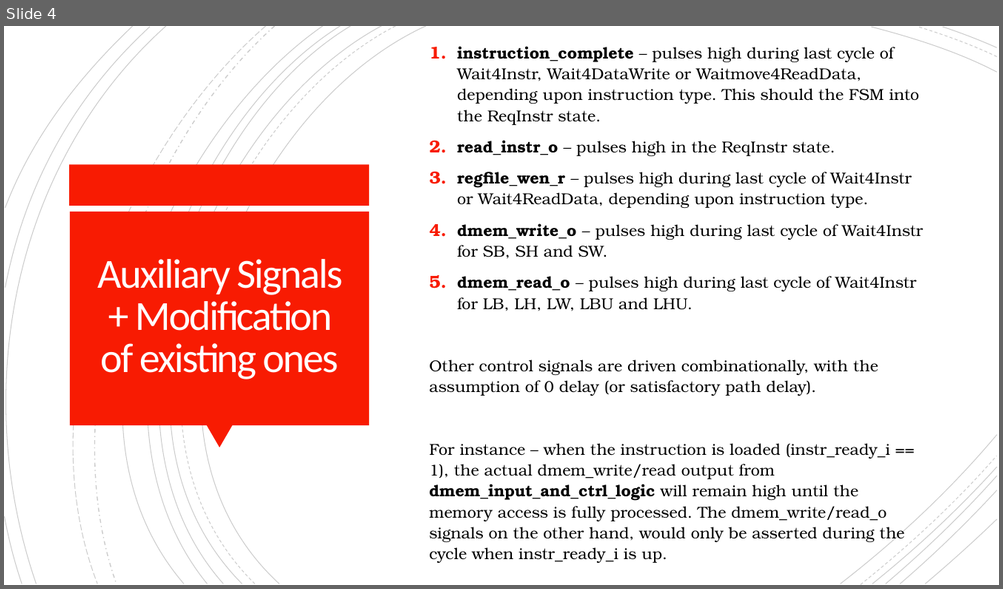
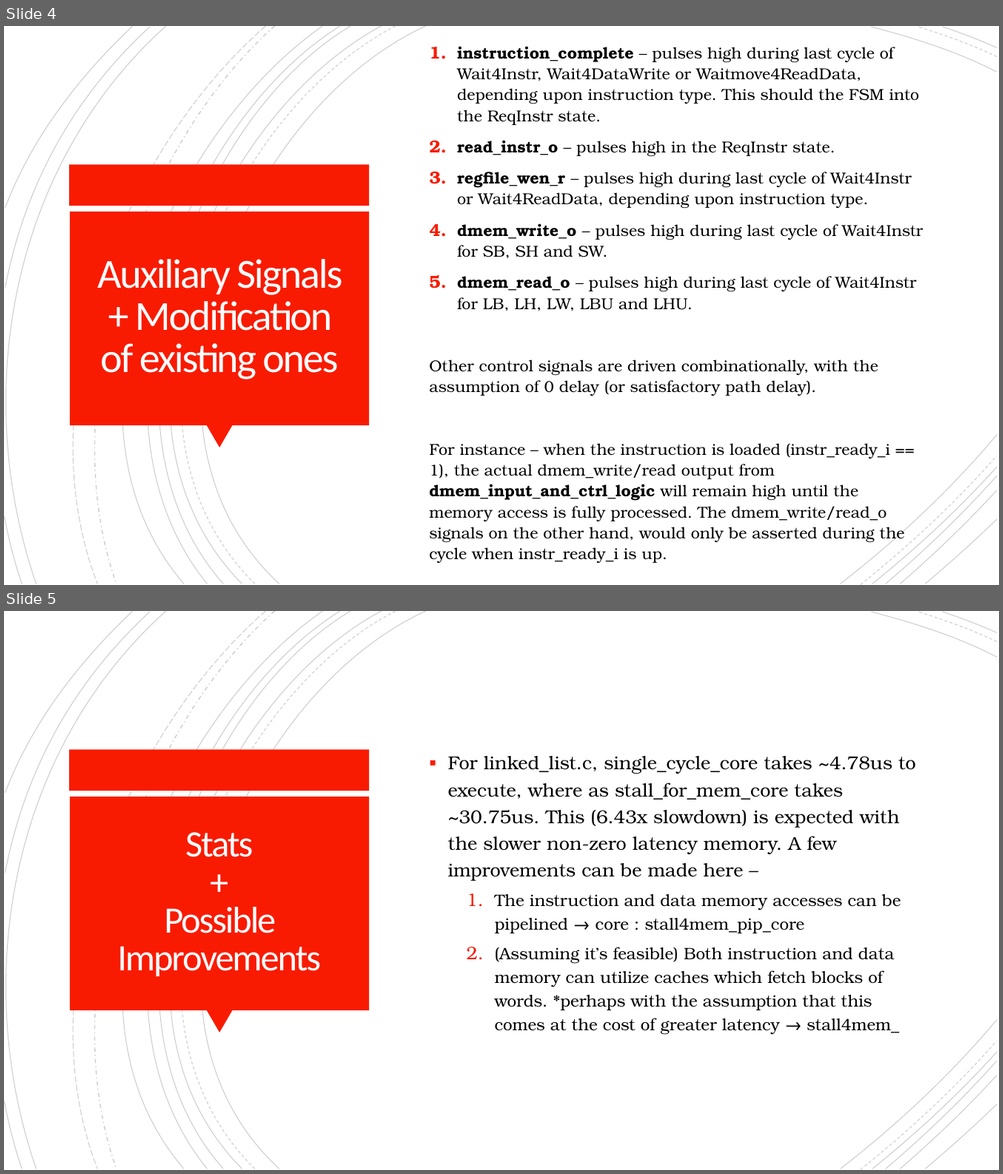
Before and after one commit to mrinav-saxena/riscv_verif0, a slide deck: rtl/core/multi_cycle/stall_for_mem_core.pptx. Shown one above the other, each under a label of ours: slide 4 before the commit, slides 4 and 5 after it. The pictures are 1003x589 and 1003x1174 pixels, drawn with LibreOffice and Linux fonts; fonts in the diff are those of the drawing. Boxes give left, top, right and bottom in pixels: in the first picture for what was removed or moved away, otherwise in the second. Text is boxed around its words. In the diff, an @@ line names an element or a change of style, - is before the commit and + after.

Commit message:
updated stall_for_mem_core documentation, working on pipelined core

```diff
--- a/rtl/core/multi_cycle/stall_for_mem_core.pptx
+++ b/rtl/core/multi_cycle/stall_for_mem_core.pptx
@@ slide 5 added at box(4, 611, 999, 1170), background #FFFFFF; not listed: 24 template elements that a slide beside it also shows @@
@@ text added at box(448, 756, 915, 1035), 16 pt, text #000000 @@
+▪ For linked_list.c, single_cycle_core takes ~4.78us to execute, where as stall_for_mem_core takes ~30.75us. This (6.43x slowdown) is expected with the slower non-zero latency memory. A few improvements can be made here –
+  1. The instruction and data memory accesses can be pipelined → core : stall4mem_pip_core
+  2. (Assuming it’s feasible) Both instruction and data memory can utilize caches which fetch blocks of words. *perhaps with the assumption that this comes at the cost of greater latency → stall4mem_
@@ title added at box(117, 832, 321, 977), 36 pt, text #FFFEFF @@
+Stats
++
+Possible Improvements
```
Also in this commit, not shown: 4 other slides added.
